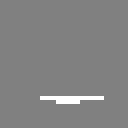
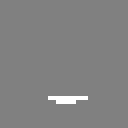
Revision of a layered 128 × 128 image; what changed, layer by layer:
painted on "Layer 3" over [40, 96, 104, 104]
